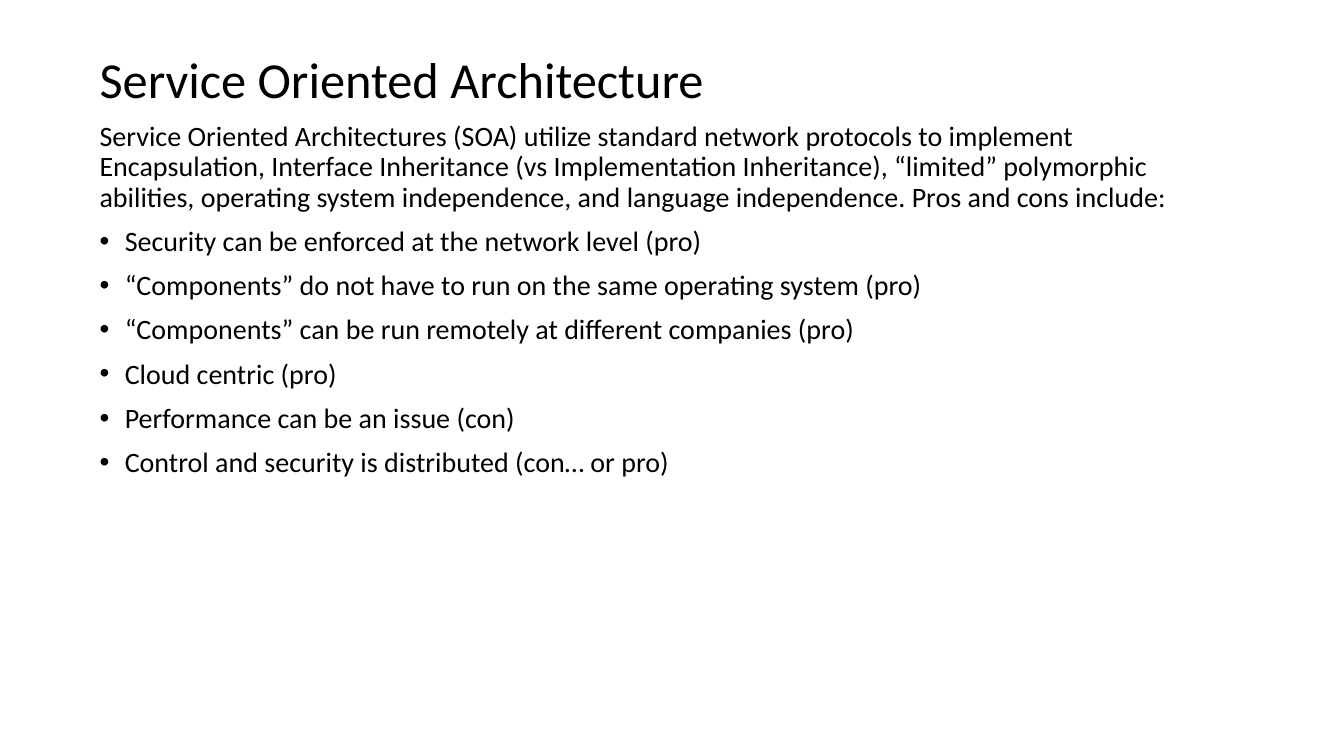
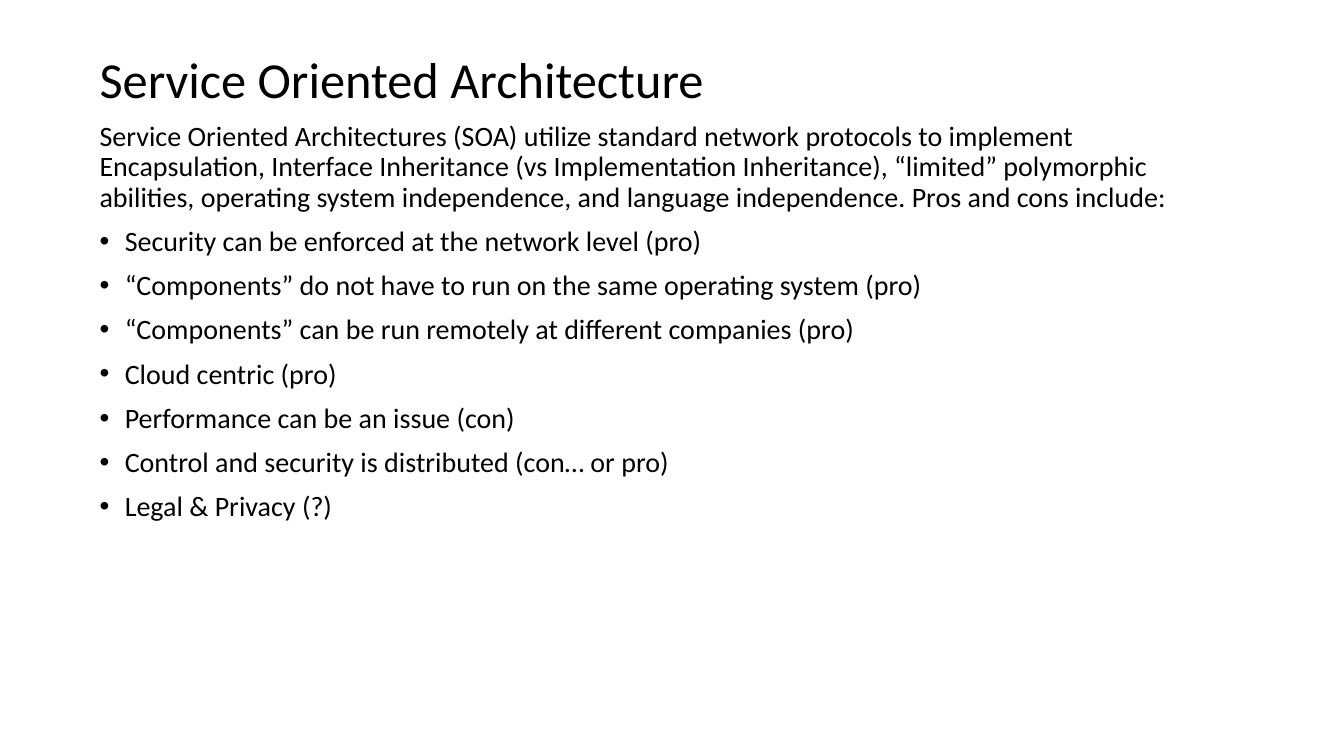
Before and after one commit to EricJPogue/www-epogue-info, a slide deck: slide 28 of CPSC-24500/Week07/2017SpringW07Slides.pptx. Drawn at 1344x756 pixels with LibreOffice and Linux fonts; fonts in the diff are those of the drawing. Boxes give left, top, right and bottom in pixels: in the first picture for what was removed or moved away, otherwise in the second. Text is boxed around its words. In the diff, an @@ line names an element or a change of style, - is before the commit and + after.

```diff
--- a/CPSC-24500/Week07/2017SpringW07Slides.pptx
+++ b/CPSC-24500/Week07/2017SpringW07Slides.pptx
@@ text at bbox=[125, 496, 296, 521]: paragraph added @@
+• Legal & Privacy (?)
```
Also in this commit, not shown: 4 other slides changed, 2 slides added, 3 other files.
